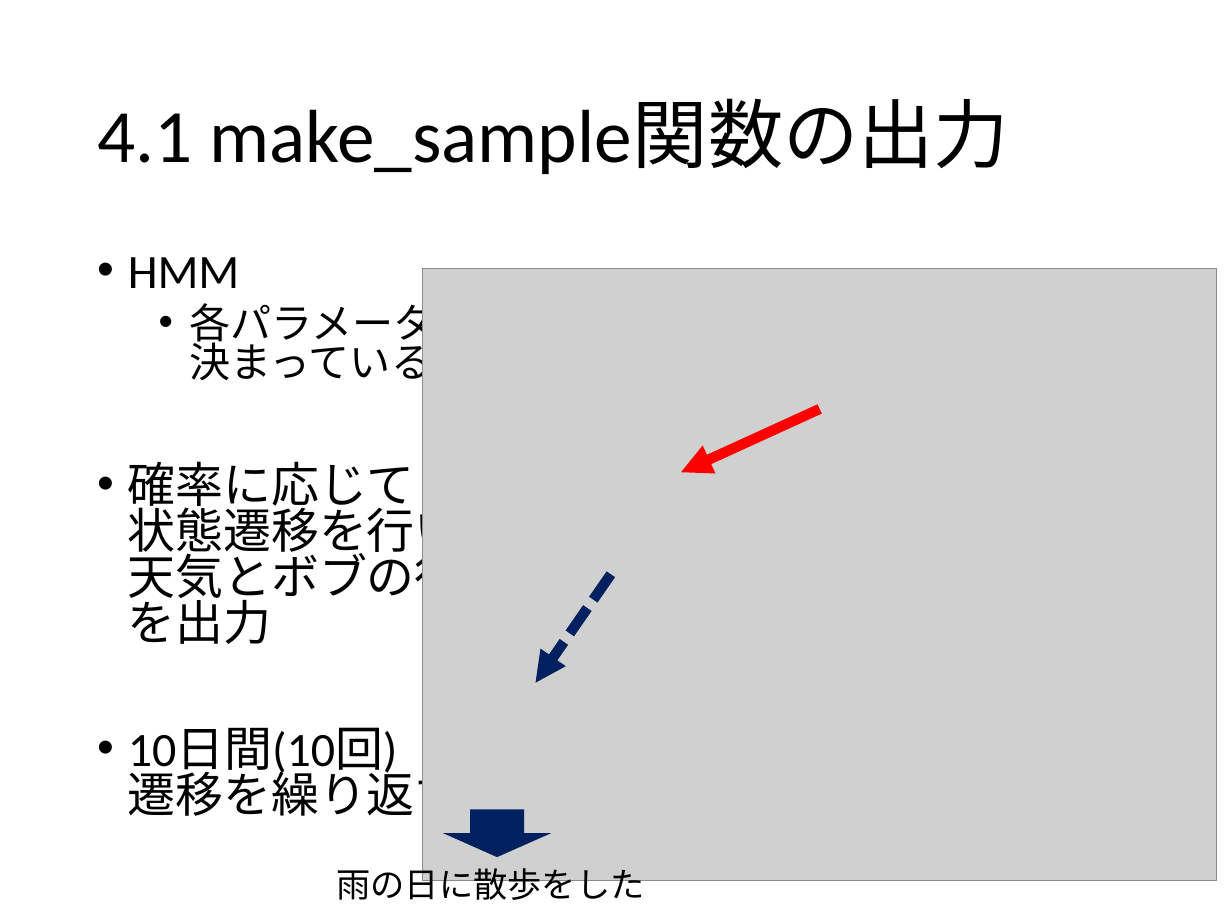
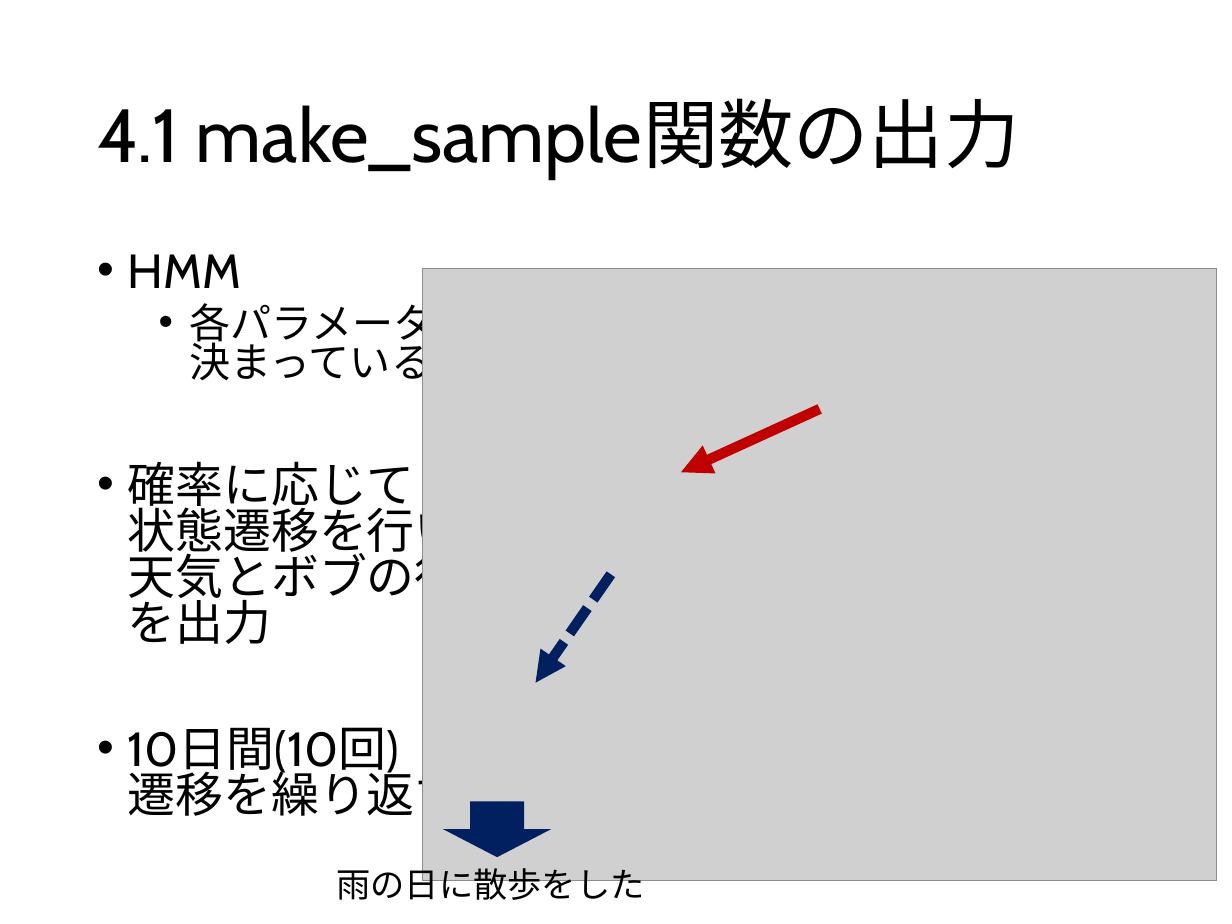
Before and after one commit to 2017B4/rinko, a slide deck: slide 12 of 輪講実習.pptx. Drawn at 1232x924 pixels with LibreOffice and Linux fonts; fonts in the diff are those of the drawing; grey boxes stand for pictures. Boxes give left, top, right and bottom in pixels: in the first picture for what was removed or moved away, otherwise in the second. Text is boxed around its words. In the diff, an @@ line names an element or a change of style, - is before the commit and + after.

```diff
--- a/輪講実習.pptx
+++ b/輪講実習.pptx
@@ title "4.1 make_sample関数の出力" at [97, 99, 1020, 178]: font Calibri to Cabin @@
@@ text "HMM" at [128, 254, 511, 824]: font Calibri to Cabin @@
@@ arrow (819, 409) - (681, 472): stroke #FF0000 6 pt to #C00000 6 pt @@
@@ down arrow: place and size @@
-down arrow at [444, 809, 552, 857]
+down arrow at [444, 801, 552, 856]
```
Also in this commit, not shown: 30 other slides changed.
